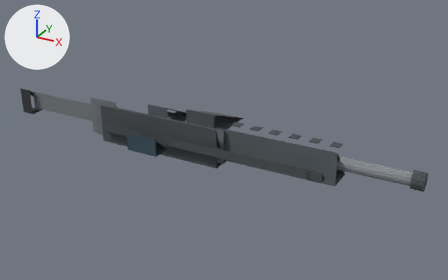
One commit to the OBJ model assets/weapons/models/cssbc_mp5_mli.obj: the scene before it, then after it.
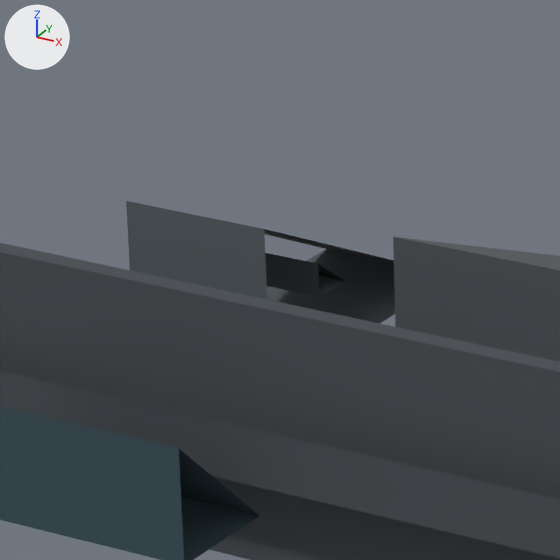
The first picture shows the older version from a 50 mm camera at (2.91, -4.46, 2.21) aimed at (0.35, 0.19, -0.11). The close-ups show the older and then the newer version on the part from 29% to 47% of the width and 27% to 56% of the height of that picture. Only the edits that show in the close-ups are written down. Lighting does not change. The marker at upper left points along +X, +Y and +Z. Where no turn or scale is listed for an object, it has been applied to the vertices.

The first close-up shows 'Grip', 'Mag', 'Optic', 'Rail', 'Receiver', 'Trigger', 'Upper'.
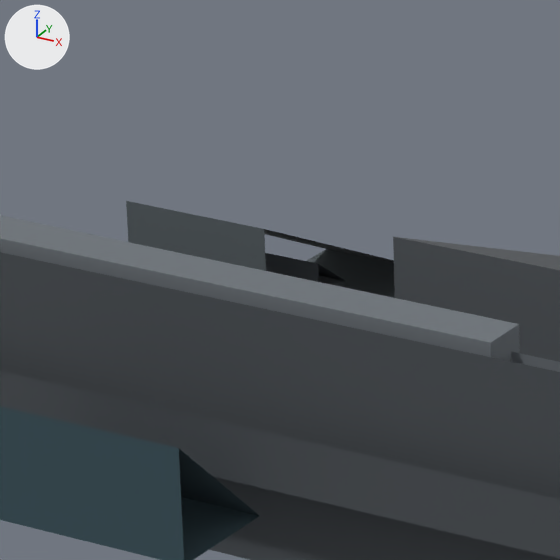
Where the change shows, as pixel boxes (x1, y1, x2, y2) in the close-ups (560 x 560 px):
'MP5 upper receiver contour', added: after (0, 215, 520, 361)
'Receiver', unchanged, covered by the edit: before (0, 243, 560, 372); after (511, 352, 560, 372)

What changed in the scene script:
```text
Add me_mp5_upper_receiver_contour:
    me_mp5_upper_receiver_contour.from_pydata(...)  # a box spanning x -0.65..0.35, y -0.23..-0.16, z -0.19..0.19
    me_mp5_upper_receiver_contour.materials.append(mat_receiver)  # grey #6f767c
Add ob_mp5_upper_receiver_contour:
    ob_mp5_upper_receiver_contour = bpy.data.objects.new('MP5 upper receiver contour', me_mp5_upper_receiver_contour)
    ob_mp5_upper_receiver_contour.location = (0.0, 0.0, 0.0)
```
